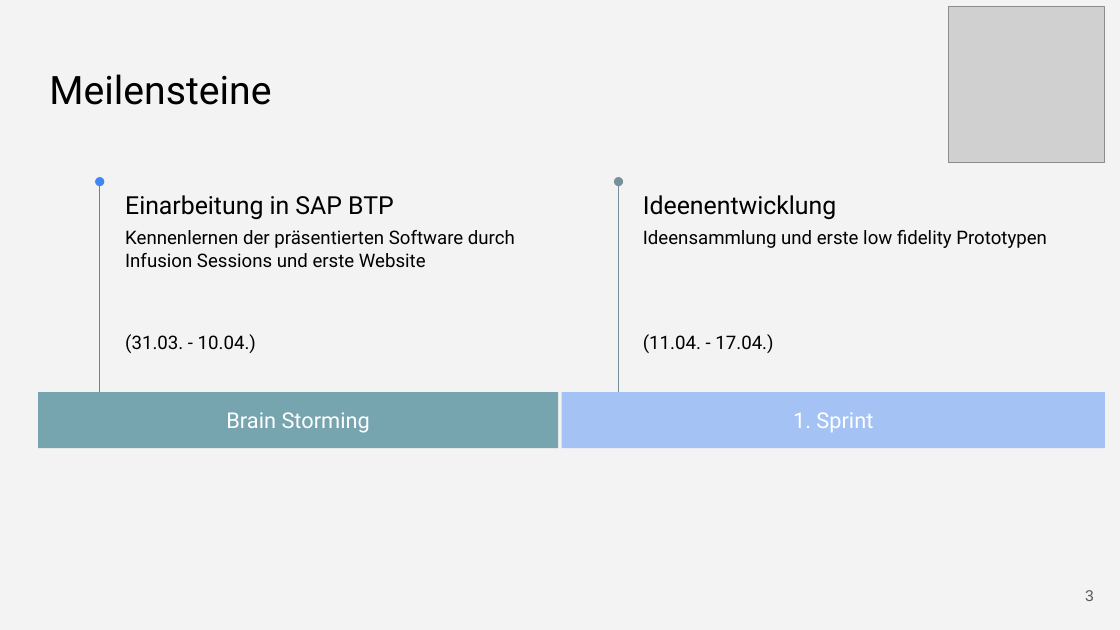
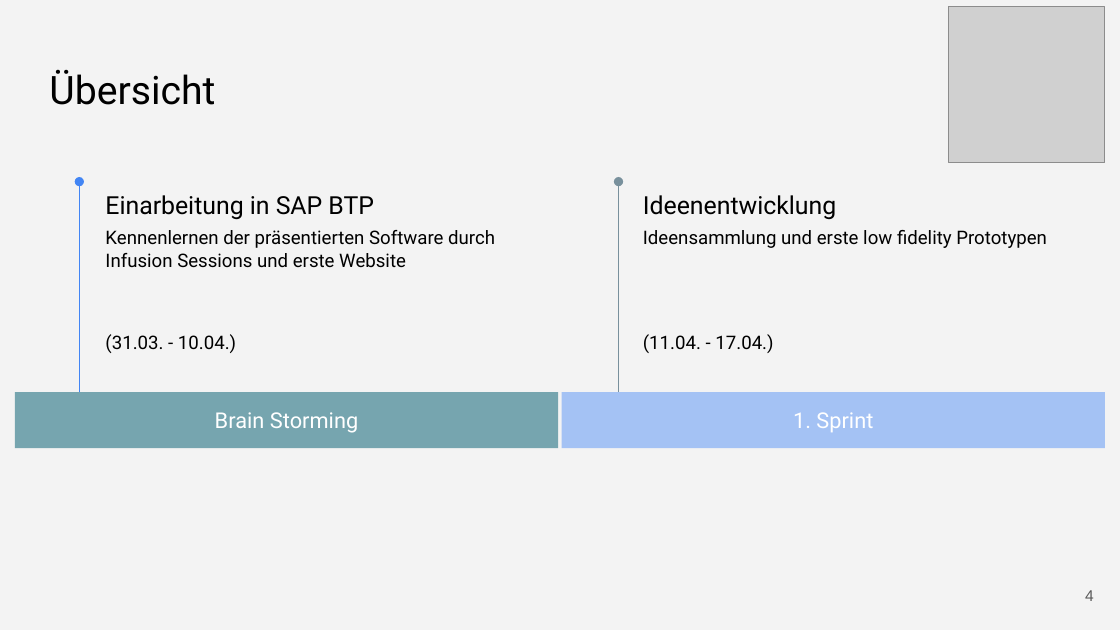
Before and after one commit to Sepia2023/sepia.github.io, a slide deck: slide 4 of docs/Jour Fixe 1.pptx (slide 3 before the commit). Drawn at 1120x630 pixels with LibreOffice and Linux fonts; fonts in the diff are those of the drawing; grey boxes stand for pictures. Boxes give left, top, right and bottom in pixels: in the first picture for what was removed or moved away, otherwise in the second. Text is boxed around its words. In the diff, an @@ line names an element or a change of style, - is before the commit and + after.

```diff
--- a/docs/Jour Fixe 1.pptx
+++ b/docs/Jour Fixe 1.pptx
@@ title at [49,70,215,105]: text changed @@
-Meilensteine
+Übersicht
@@ arrow moved from (100, 181) - (100, 399) to (80, 181) - (80, 399) @@
@@ text "Einarbeitung in SAP BTP": place and size @@
-text "Einarbeitung in SAP BTP" at [125,195,394,219]
+text "Einarbeitung in SAP BTP" at [105,195,374,220]
@@ text "Kennenlernen der präsentierten Software durch ...": place and size @@
-text "Kennenlernen der präsentierten Software durch ..." at [125,230,515,268]
+text "Kennenlernen der präsentierten Software durch ..." at [105,230,495,268]
@@ text "(31.03. - 10.04.)": place and size @@
-text "(31.03. - 10.04.)" at [125,334,256,353]
+text "(31.03. - 10.04.)" at [105,334,236,353]
@@ rectangle "Brain Storming": place and size @@
-rectangle "Brain Storming" at [38,392,558,448]
+rectangle "Brain Storming" at [15,392,558,448]
@@ page number at [1085,590,1094,601]: text changed @@
-3
+4
```
Also in this commit, not shown: 1 other slide changed, 1 slide added, 1 other file.
